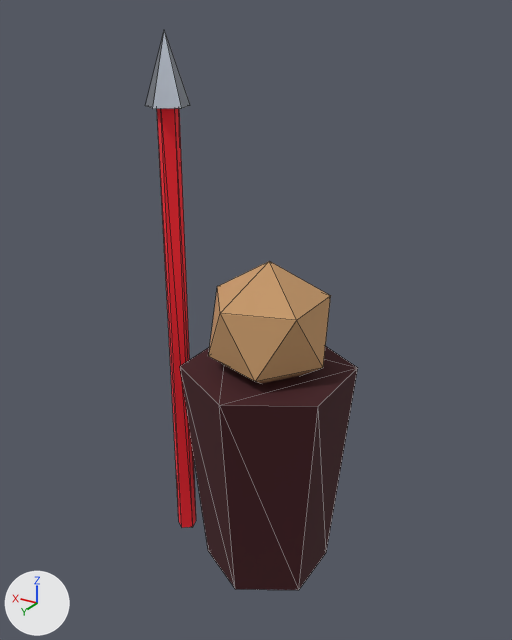
Before and after pictures for a commit that changed the glTF model empire/assets/models/enemy_raider.glb.
Camera for both pictures: a camera (50 mm lens) standing at (-0.568, 0.991, 1.061) and looking at (0.036, -0.016, 0.558). Every picture has the same lights, and +X, +Y and +Z are marked at lower left. The picture after the commit comes second. Mesh edges are drawn as thin lines. Vertices at exactly the same position are counted once.

The first picture shows 'enemy_raider'.
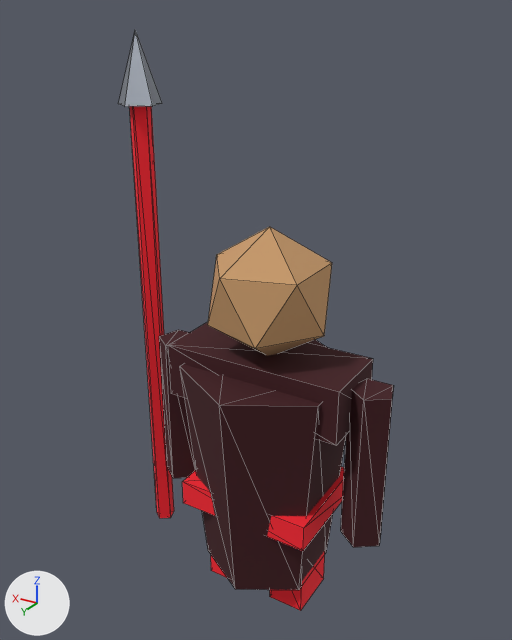
The change, as a diff of the scene's bpy script:
```diff
--- a/empire/assets/models/enemy_raider.glb.py
+++ b/empire/assets/models/enemy_raider.glb.py
@@ mat_belt_rd @@
+mat_belt_rd = principled_material('belt_rd')
+mat_belt_rd.base_color = (1.0, 0.0144, 0.0296)  # red #ff2030
+mat_belt_rd.roughness = 0.9
@@ mat_boot_rd @@
+mat_boot_rd = principled_material('boot_rd')
+mat_boot_rd.base_color = (1.0, 0.0144, 0.0296)  # red #ff2030
+mat_boot_rd.roughness = 0.9
@@ me_конус_062 @@
 # used by ob_enemy_raider; location = (0.0, 0.0, 0.0)
-me_конус_062.from_pydata(...)  # 40 vertices, 64 faces; spans x -0.139..0.238, y -0.16..0.16, z 0.05..1.04
+me_конус_062.from_pydata(...)  # 92 vertices, 144 faces; spans x -0.238..0.298, y -0.16..0.16, z 0.0..1.04
+# me_конус_062 part 1: a new loose piece, a box spanning x -0.105..-0.035, y -0.05..0.05, z 0.0..0.14, in mat_boot_rd (red #ff2030)
+# me_конус_062 part 2: a new loose piece, a box spanning x 0.035..0.105, y -0.05..0.05, z 0.0..0.14, in mat_boot_rd (red #ff2030)
+# me_конус_062 part 3: a new loose piece, a box spanning x -0.13..0.13, y -0.1..0.1, z 0.195..0.245, in mat_belt_rd (red #ff2030)
+# me_конус_062 part 4: a new loose piece, an icosphere of 20 faces spanning x -0.107..0.107, y -0.102..0.102, z 0.5..0.74, in mat_skin (orange #c89a6a)
+# me_конус_062 part 5: a new loose piece, a 5-sided cylinder along z spanning x 0.241..0.279, y -0.016..0.02, z 0.05..0.95, in mat_ac_rd (red #ff2030)
+# me_конус_062 part 6: the loose piece of 6 vertices spanning x 0.162..0.238, y -0.032..0.04, z 0.92..1.04 is moved by (0.06, 0.0, 0.0)
+# me_конус_062 part 7
+# 14 vertices are removed from x -0.087..0.219, y -0.102..0.102, z 0.05..0.95
+# 36 faces are deleted
+# 8 vertices move from x -0.107..0.188, y -0.102..0.102, z 0.05..0.68 to x -0.176..0.2, y -0.07..0.07, z 0.19..0.51
+# 12 vertices are added at x -0.238..0.238, y -0.07..0.07, z 0.19..0.51
+# 8 new vertices lie (0.0, 0.0, 0.3) away from vertices in x -0.238..0.238, y -0.032..0.04, z 0.05..0.19
+# 44 new faces join them, mat_cl_rd (dark red #401018)
+# me_конус_062 part 8: 3 faces spanning x -0.17..0.17, y -0.07..0.07, z 0.41..0.51 switch from mat_skin (orange #c89a6a) to mat_cl_rd (dark red #401018)
 me_конус_062.materials.append(mat_ac_rd)
 me_конус_062.materials.append(mat_steel)
+me_конус_062.materials.append(mat_boot_rd)  # red #ff2030
+me_конус_062.materials.append(mat_belt_rd)  # red #ff2030
```

Where the change shows, as pixel boxes [x1, y1, x2, y2] in the pictures (512 x 640 px; the box of a moved part takes in the faces that stretch with it):
'enemy_raider', reshaped (30% wider): before [146, 30, 358, 590]; after [118, 29, 394, 611]
part 1 of me_конус_062, added (red): after [270, 551, 325, 611]
part 2 of me_конус_062, added (mostly hidden): after [211, 556, 227, 578]
part 3 of me_конус_062, added (red): after [182, 467, 344, 551]
part 4 of me_конус_062, added (orange): after [208, 227, 332, 356]
part 5 of me_конус_062, added (red): after [129, 106, 174, 518]
part 6 of me_конус_062, moved or reshaped: before [146, 30, 190, 109]; after [118, 29, 162, 107]
part 7 of me_конус_062, moved or reshaped: before [157, 109, 331, 528]; after [159, 322, 394, 547]
part 8 of me_конус_062, recoloured (dark red): after [170, 346, 351, 438]
